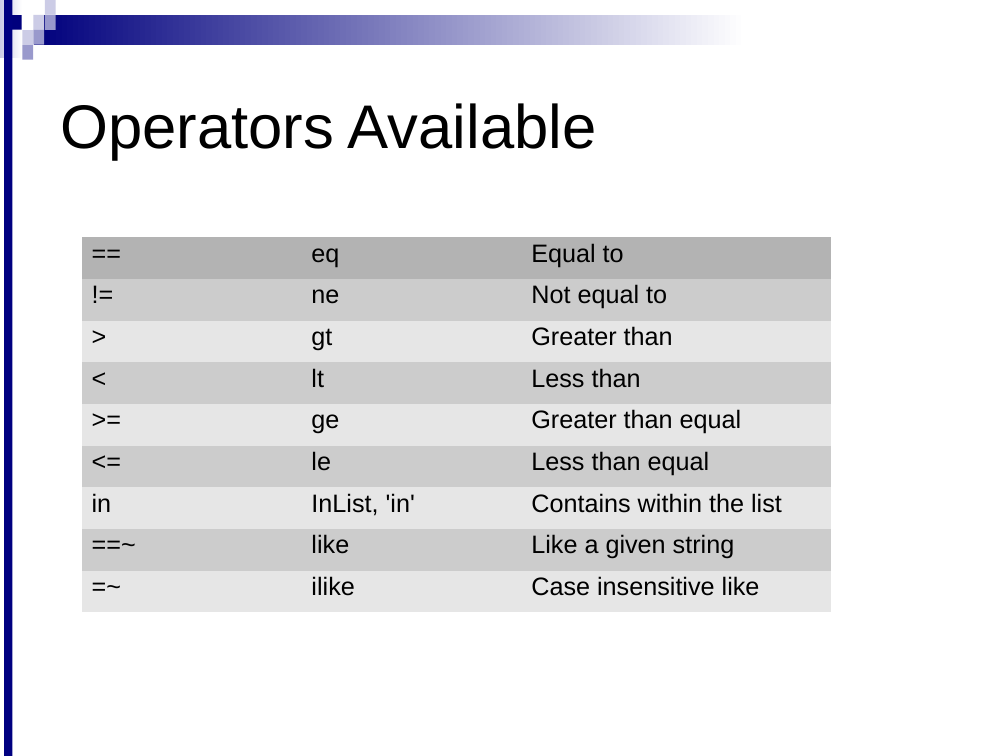
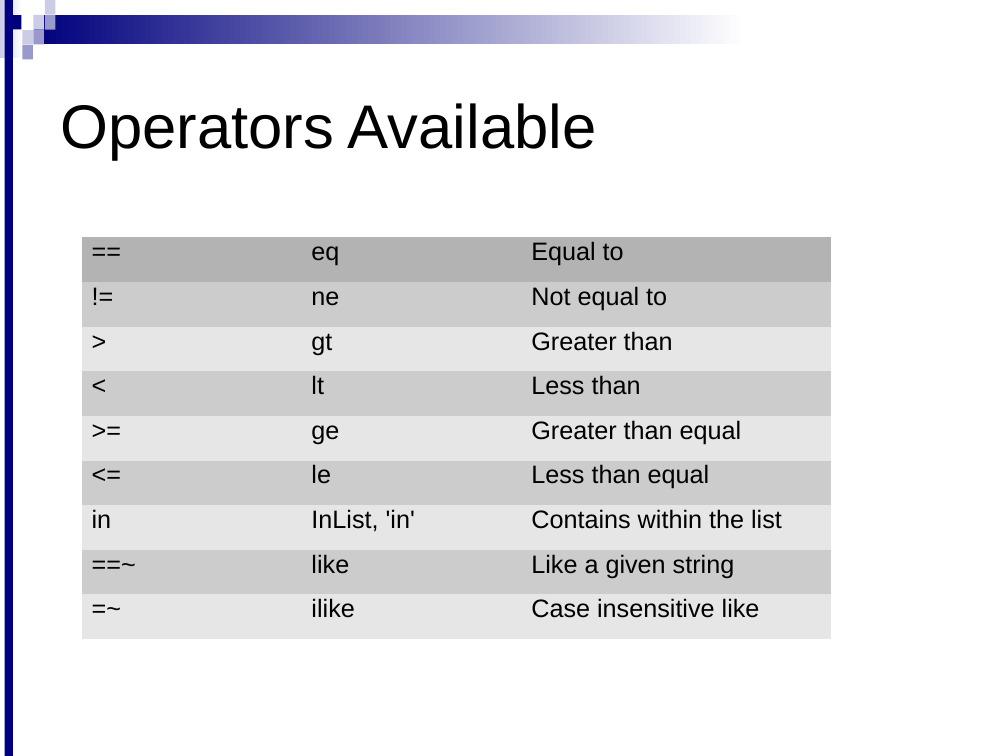
Before and after one commit to meudaypratap/grails2, a slide deck: slide 4 of Grails 2.0 Detached Criteria.ppt (slide 5 before the commit). Drawn at 1008x756 pixels with LibreOffice and Linux fonts; fonts in the diff are those of the drawing; background and template pictures are left out. Boxes give left, top, right and bottom in pixels: in the first picture for what was removed or moved away, otherwise in the second. Text is boxed around its words. In the diff, an @@ line names an element or a change of style, - is before the commit and + after.

```diff
--- a/Grails 2.0 Detached Criteria.ppt
+++ b/Grails 2.0 Detached Criteria.ppt
@@ table at [82, 238, 831, 622] @@
@@ line spacing 0.87 to 0.81 @@
```
Also in this commit, not shown: 3 other slides changed, 1 slide removed.
